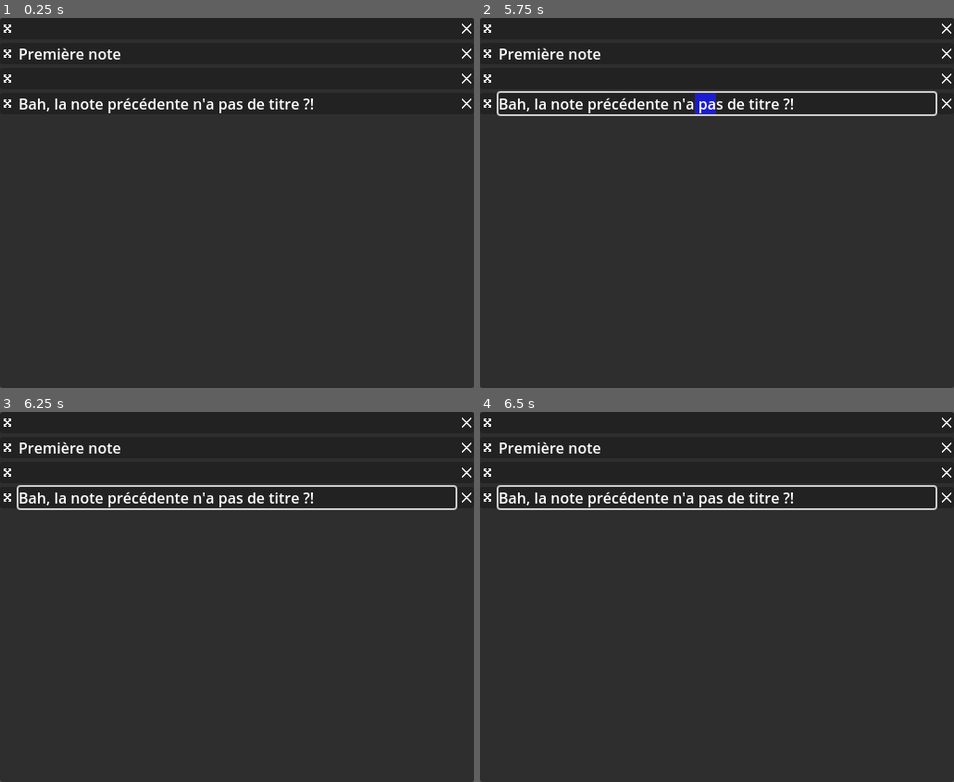
Above: before the commit, frames 1-4 (two rows, left to right).
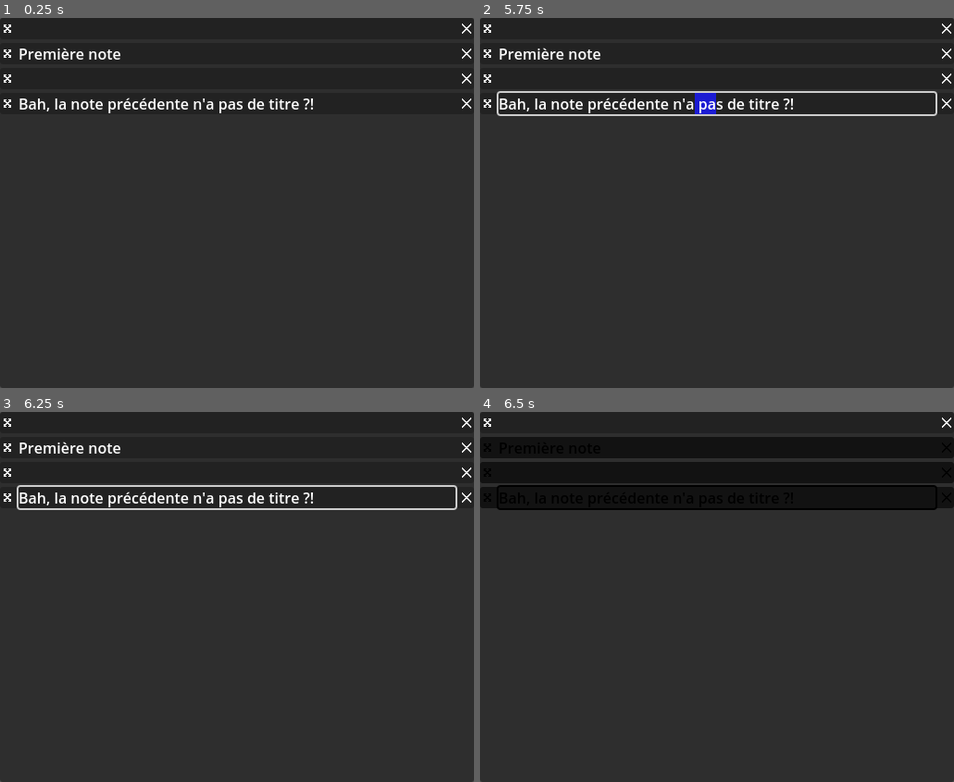
Above: after the commit, the same moments.

Repository: xorblo-doitus/Bloc-notes-plus-plus
Game: Godot game, scene res://test/manual/test_note_list_display.tscn
Two runs of this game, one before a commit and one after it. Both use one fixed random seed, a clock stepped at 60 frames per second and the inputs below. This scene is started directly instead of the project's main scene. The engine's default icon, where the game draws it, is replaced by a stand-in: a white triangle on a blue panel in a dark square.
Inputs (mouse positions are in pixels of both pictures, inside the frame that each line leads up to):
- Up to frame 1 (0.25 s): no input
- Up to frame 2 (5.75 s): click (489, 29) at 0.52 s; click (489, 29) at 1.27 s; click (489, 29) at 2.02 s; tap Enter at 2.75, 4.25 s; drag from (717, 29) to (764, 121) at 2.77 s; tap Space at 3.5, 5 s; drag from (717, 55) to (693, 277) at 3.52 s; move the mouse to (717, 77) at 4.27 s; tap Ctrl at 4.35 s; click (717, 77) at 4.42 s; drag from (717, 103) to (574, 147) at 5.02 s
- Up to frame 3 (6.25 s): tap Enter at 5.75 s; move the mouse to (165, 504) at 5.77 s; hold Shift from 5.78 s (still down); click (165, 504) at 5.92 s
- Up to frame 4 (6.5 s): keep holding Shift; tap Escape (cancel_ongoing_behavior) at 6.4 s

Frames 1-3 are identical in both runs. In frame 4, 2.3% of the frame differs, in the area x 0-100%, y 8-27%.

Commit message:
Added moved element modulation

Diff:
--- a/src/gui/user_input/grip_componenent.gd
+++ b/src/gui/user_input/grip_componenent.gd
@@ -16,6 +16,7 @@
 @export var offset: Vector2 = Vector2.ZERO
 
 
+static var moved_element_modulate: Color = Color.TRANSPARENT
 static var ghost_modulate: Color = Color(1, 1, 1, 0.4)
 
 
@@ -43,6 +44,7 @@
 			new.size = element_to_move.size
 			_CANVAS.add_child(new)
 		_ghost_element = new
+var _starting_element_modulate: Color
 
 
 func _ready() -> void:
@@ -71,6 +73,8 @@
 	if auto_offset:
 		offset = element_to_move.global_position - get_global_mouse_position()
 
+	_starting_element_modulate = element_to_move.modulate
+	element_to_move.modulate = moved_element_modulate
 	_ghost_element = element_to_move.duplicate(0)
 	DisplayServer.cursor_set_shape(DisplayServer.CURSOR_DRAG)
 
@@ -85,6 +89,7 @@
 
 func abort_dragging() -> void:
 	DisplayServer.cursor_set_shape(DisplayServer.CURSOR_ARROW)
+	element_to_move.modulate = _starting_element_modulate
 	_ghost_element = null
 	set_process(false)
 	_dragging = false
